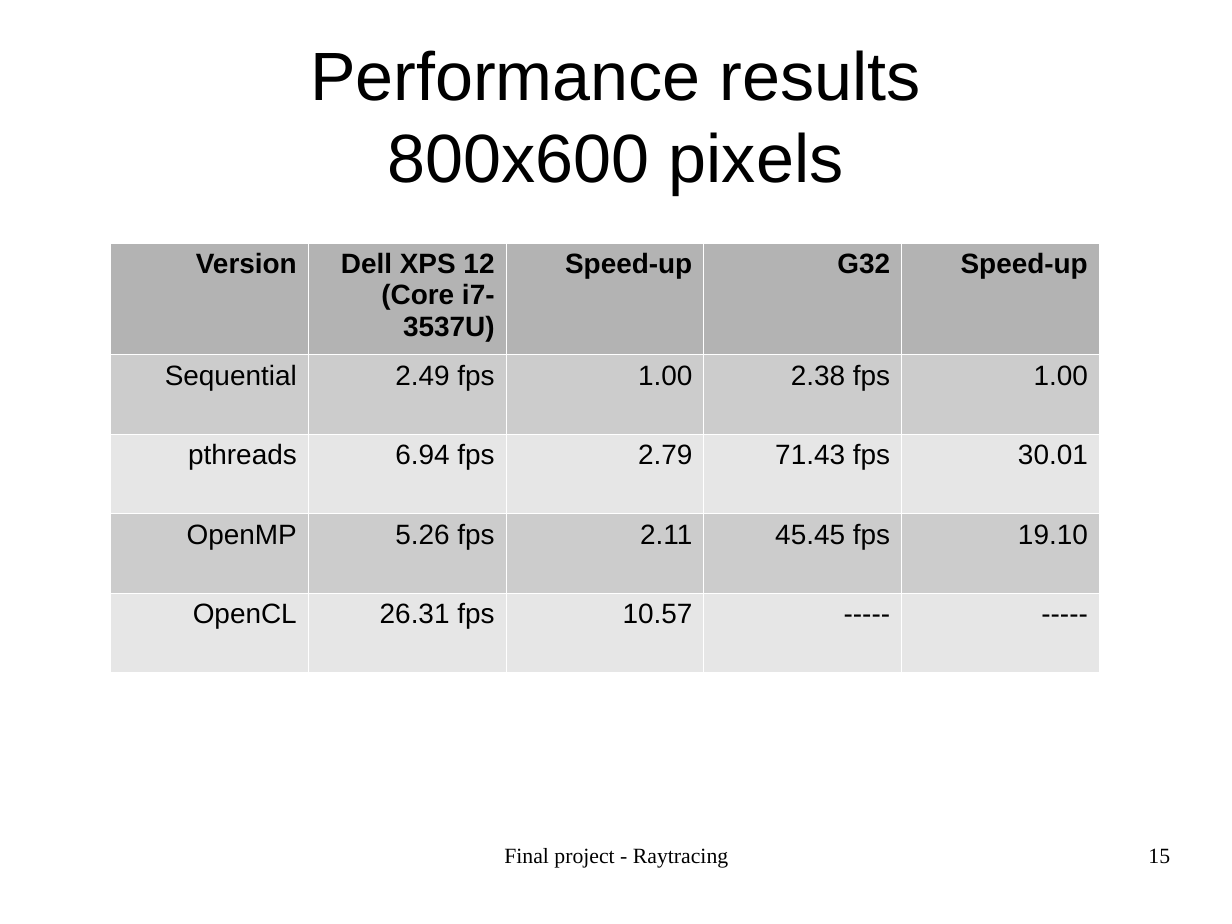
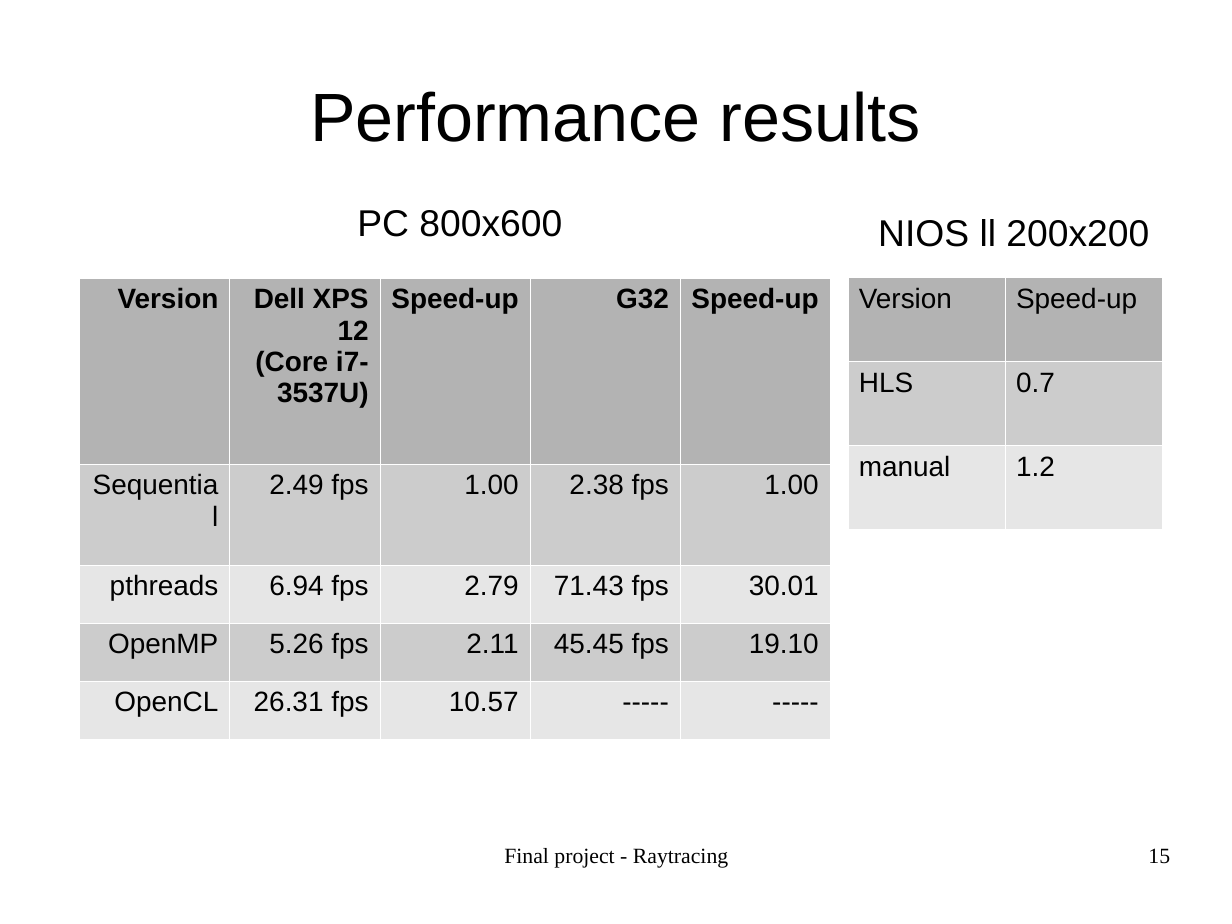
Before and after one commit to carstenbru/eece528_final, a slide deck: slide 15 of presentation/EECE528_project.odp. Drawn at 1232x924 pixels with LibreOffice and Linux fonts; fonts in the diff are those of the drawing. Boxes give left, top, right and bottom in pixels: in the first picture for what was removed or moved away, otherwise in the second. Text is boxed around its words. In the diff, an @@ line names an element or a change of style, - is before the commit and + after.

Commit message:
fixed-point sqrt, presentation

```diff
--- a/presentation/EECE528_project.odp
+++ b/presentation/EECE528_project.odp
@@ title at (310,91,921,142): text changed @@
-Performance results
-800x600 pixels
+Performance results
@@ text added at (357,210,562,237), 24 pt, text #000000 @@
+PC 800x600
@@ text added at (878,219,1149,247), 24 pt, text #000000 @@
+NIOS ll 200x200
@@ table: place and size @@
-table at (110,243,1099,666)
+table at (79,278,828,740)
@@ table added at (849,277,1164,529), 3 rows, 2 columns @@
+Version | Speed-up
+HLS | 0.7
+manual | 1.2
```
Also in this commit, not shown: 8 other files.
